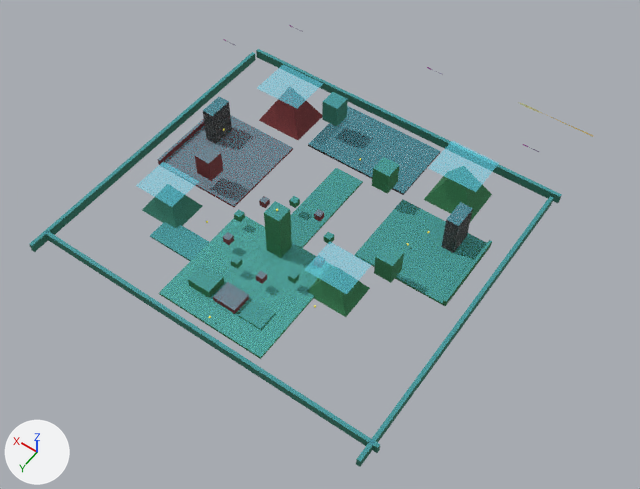
Renders of the glTF model assets/models/levels/astral-geometry-garden.glb from each side of a commit.
Rendered twice from a 50 mm lens placed at (-50.8, 53.9, 102.4), pointed at (-4.5, -10.9, 0.6). The axes (+X, +Y, +Z) are drawn at lower left. The lights are the same throughout. The picture after the commit comes second. Objects named as collision shapes, trigger or cutter boxes, shadow casters or lower levels of detail are left out.

In view in the first picture: 'ART_astral-geometry-garden_cyan_pyramid_shard', 'ART_astral-geometry-garden_east_void_lip', 'ART_astral-geometry-garden_magenta_pyramid_shard', 'ART_astral-geometry-garden_north_void_lip', 'ART_astral-geometry-garden_yellow_pyramid_shard', 'WALKABLE_astral-geometry-garden_black_pyramid_shard', 'WALKABLE_astral-geometry-garden_central_checker_platform', 'WALKABLE_astral-geometry-garden_cyan_bridge_north', 'WALKABLE_astral-geometry-garden_cyan_pyramid_shard', 'WALKABLE_astral-geometry-garden_magenta_pyramid_shard', 'WALKABLE_astral-geometry-garden_magenta_right_platform', 'WALKABLE_astral-geometry-garden_one_bit_rear_dais', 'WALKABLE_astral-geometry-garden_yellow_left_platform', 'WALKABLE_astral-geometry-garden_yellow_pyramid_shard' and 56 more.
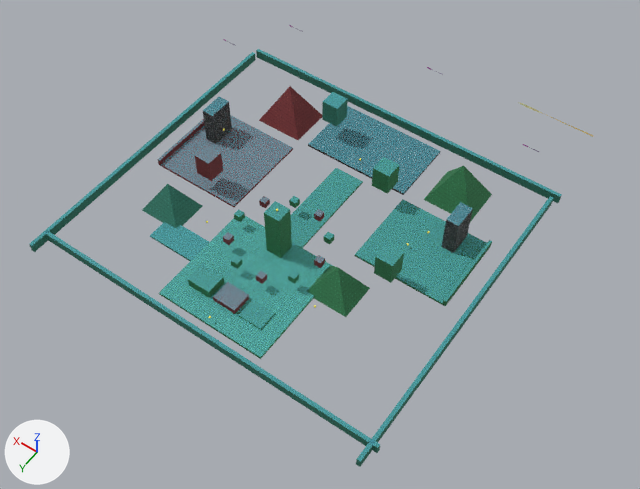
What differs and where, as boxes [x1, y1, x2, y2] in the pictures (640 x 489 px):
'WALKABLE_astral-geometry-garden_cyan_pyramid_shard', deleted
    before: [428, 140, 499, 192]
'WALKABLE_astral-geometry-garden_yellow_pyramid_shard', deleted
    before: [304, 242, 371, 294]
'WALKABLE_astral-geometry-garden_magenta_pyramid_shard', deleted
    before: [257, 64, 323, 108]
'WALKABLE_astral-geometry-garden_black_pyramid_shard', deleted
    before: [136, 161, 199, 207]

Patch to the scene script:
```diff
--- a/assets/models/levels/astral-geometry-garden.glb.py
+++ b/assets/models/levels/astral-geometry-garden.glb.py
@@ ob_walkable_astral_geometry_garden_cyan_pyramid_shard @@
-ob_walkable_astral_geometry_garden_cyan_pyramid_shard = bpy.data.objects.new('WALKABLE_astral-geometry-garden_cyan_pyramid_shard', me_walkable_astral_geometry_garden_cyan_pyramid_shard)
-ob_walkable_astral_geometry_garden_cyan_pyramid_shard.location = (0.0, 0.0, 0.0)
@@ ob_walkable_astral_geometry_garden_magenta_pyramid_shard @@
-ob_walkable_astral_geometry_garden_magenta_pyramid_shard = bpy.data.objects.new('WALKABLE_astral-geometry-garden_magenta_pyramid_shard', me_walkable_astral_geometry_garden_magenta_pyramid_shard)
-ob_walkable_astral_geometry_garden_magenta_pyramid_shard.location = (0.0, 0.0, 0.0)
@@ ob_walkable_astral_geometry_garden_yellow_pyramid_shard @@
-ob_walkable_astral_geometry_garden_yellow_pyramid_shard = bpy.data.objects.new('WALKABLE_astral-geometry-garden_yellow_pyramid_shard', me_walkable_astral_geometry_garden_yellow_pyramid_shard)
-ob_walkable_astral_geometry_garden_yellow_pyramid_shard.location = (0.0, 0.0, 0.0)
@@ ob_walkable_astral_geometry_garden_black_pyramid_shard @@
-ob_walkable_astral_geometry_garden_black_pyramid_shard = bpy.data.objects.new('WALKABLE_astral-geometry-garden_black_pyramid_shard', me_walkable_astral_geometry_garden_black_pyramid_shard)
-ob_walkable_astral_geometry_garden_black_pyramid_shard.location = (0.0, 0.0, 0.0)
```
